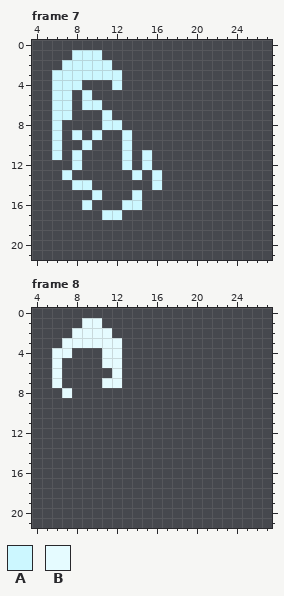
File history of a pixel-art file, Assets/Materials/our-best-proj/Ice Smoke.aseprite. The picture above is the old version.
32x24 pixels, 12 frames. Shown: frame 7: x 4..27, y 0..21; frame 8: x 4..27, y 0..21. The commit also changed other frames, which this record leaves out.
Palette (. is transparent): A #ccf7ff  B #e5fbff
Pixels before, frame 7, first column x 6:
 1 ..AAA......
 2 .AAAAA.....
 3 AAAAAAA....
 4 AAA...A....
 5 AA.A.......
 6 AA.AA......
 7 AA...A.....
 8 A....AA....
 9 A.A.A..A...
10 A..A...A...
11 A.A....A.A.
12 ..A....A.A.
13 .A......A.A
14 ..AA......A
15 ....A...A..
16 ...A...AA..
17 .....AA....
Pixels before, frame 8, first column x 6:
1 ...BB..
2 ..BBBB.
3 .BBBBBB
4 BB...BB
5 B....BB
6 B.....B
7 B....BB
8 .B.....
After:
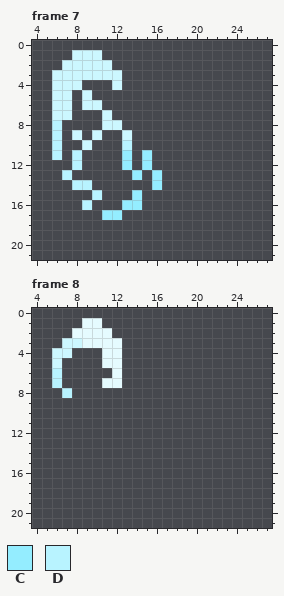
Colours new in this view: C #94edff  D #b8f3ff
Diff:
Changed rows in their new state; - is an unchanged pixel.
Frame 7:
first column x 6:
 8 D----------
 9 D----------
10 D------D---
11 D-D----C-C-
12 --D----C-C-
13 -D------C-C
14 --DD------C
15 ----D---C--
16 ---D---CC--
17 -----CC----
Frame 8:
first column x 6:
 3 -AA
 4 AA-
 5 A--
 6 D--
 7 D--
 8 -D-
Boxes around the changes in both pictures, in picture pixels (x1, y1, x2, y2):
changed: (52, 120, 162, 220)
changed: (52, 338, 82, 398)
